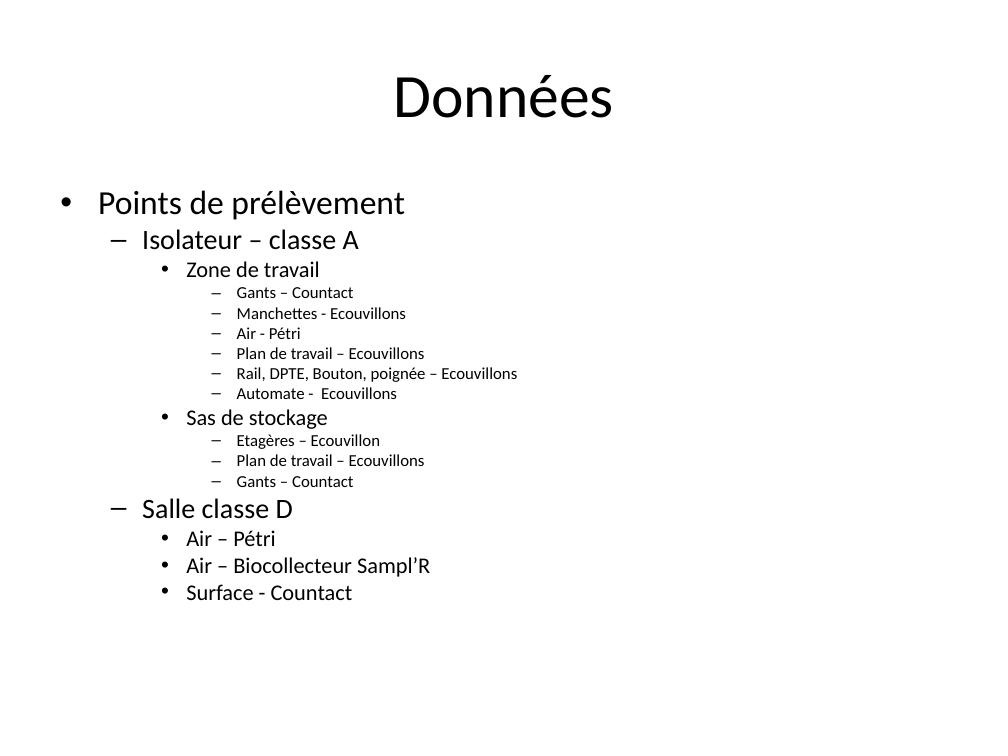
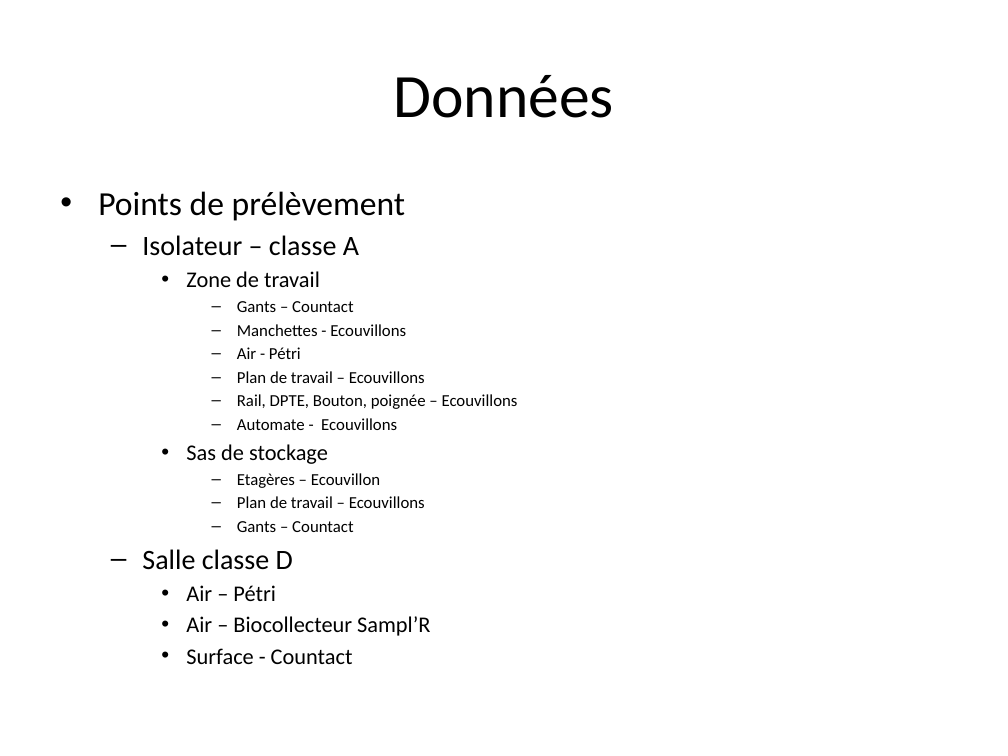
Before and after one commit to liavtavo/controle_microbio, a slide deck: slide 4 of php.pptx. Drawn at 1008x756 pixels with LibreOffice and Linux fonts; fonts in the diff are those of the drawing. Boxes give left, top, right and bottom in pixels: in the first picture for what was removed or moved away, otherwise in the second. Text is boxed around its words. In the diff, an @@ line names an element or a change of style, - is before the commit and + after.

```diff
--- a/php.pptx
+++ b/php.pptx
@@ text "Points de prélèvement" at (98,191,518,664): indent changed; more space between paragraphs @@
```
Also in this commit, not shown: 13 other slides changed.
